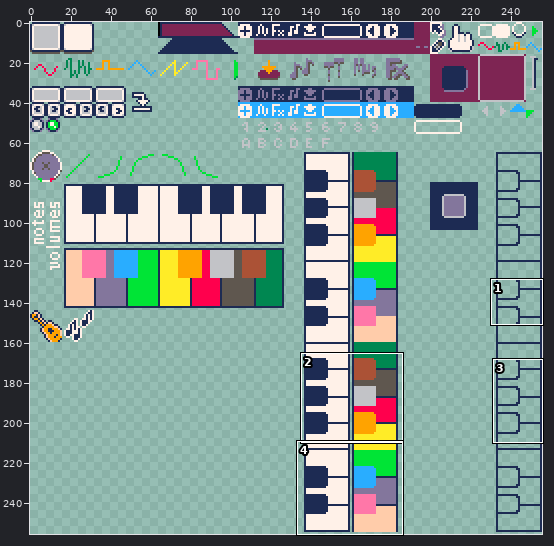
One commit to this pixel-art file: tiny-cli/sfx.aseprite. The picture above shows the old version from afar; the outline marks the close-up.
Close-up. Earlier state:
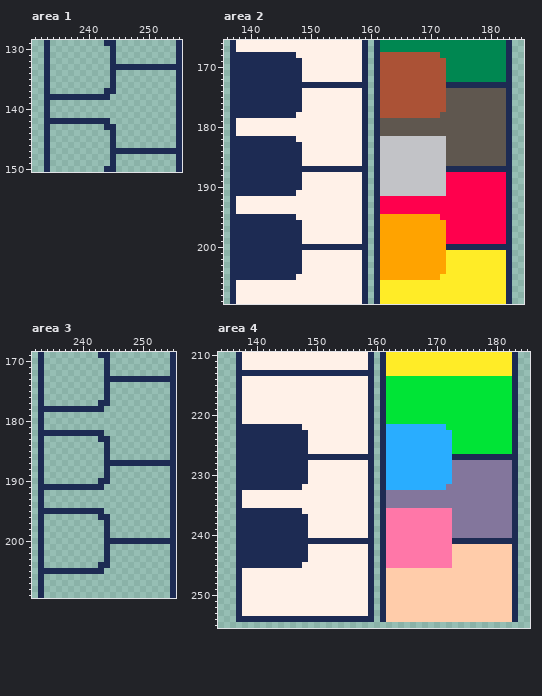
256x256 pixels, 1 frame. Pixels under 10% opacity are left out. Shown: area 1: x 231..255, y 129..150; area 2: x 136..185, y 166..209; area 3: x 232..255, y 169..209; area 4: x 134..185, y 210..255. The commit also changed other parts of the picture, which this record leaves out.
The same view after the edit:
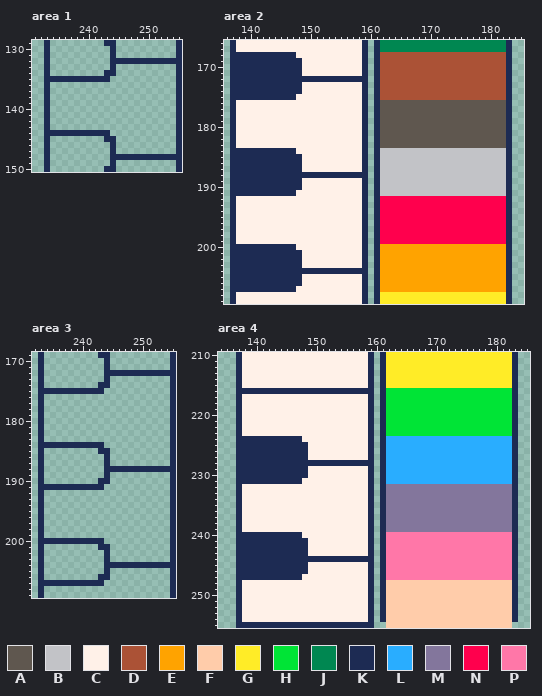
Palette (. is transparent): A #5f574f  B #c2c3c7  C #fff1e8  D #ab5236  E #ffa300  F #ffccaa  G #ffec27  H #00e436  J #008751  K #1d2b53  L #29adff  M #83769c  N #ff004d  P #ff77a8
Changes in this commit:
Changed rows in their new state; - is an unchanged pixel.
Area 1, layer "Layer 1 #2":
first column x 234:
132 -----------KKKKKKKKKK
133 -----------..........
134 ---------K-----------
135 KKKKKKKKKK.----------
136 ----------.----------
137 ---------..----------
138 ..........-----------
first column x 234:
142 ..........-----------
143 ---------..----------
144 KKKKKKKKKK.----------
145 ---------K-----------
147 -----------..........
148 -----------KKKKKKKKKK
Area 2, layer "Layer 1 #2":
first column x 138:
168 ----------------------------------DDDDDDDDDDD
169 -----------------------------------DDDDDDDDDD
170 -----------------------------------DDDDDDDDDD
171 -----------------------------------DDDDDDDDDD
172 -----------KKKKKKKKKK--------------DDDDDDDDDD
173 -----------CCCCCCCCCC--------------DDDDDDDDDD
174 -----------------------------------DDDDDDDDDD
175 ----------C------------------------DDDDDDDDDD
176 CCCCCCCCCCC-------------AAAAAAAAAAA----------
177 CCCCCCCCCCC-------------AAAAAAAAAAA----------
178 CCCCCCCCCC--------------AAAAAAAAAA-----------
first column x 138:
182 CCCCCCCCCC--------------AAAAAAAAAAA----------
183 CCCCCCCCCCC-------------AAAAAAAAAAA----------
184 ----------C------------------------BBBBBBBBBB
185 -----------------------------------BBBBBBBBBB
186 -----------------------------------BBBBBBBBBB
187 -----------CCCCCCCCCC--------------BBBBBBBBBB
188 -----------KKKKKKKKKK--------------BBBBBBBBBB
189 -----------------------------------BBBBBBBBBB
190 -----------------------------------BBBBBBBBBB
191 -----------------------------------BBBBBBBBBB
first column x 138:
195 CCCCCCCCCC--------------NNNNNNNNNN-----------
196 CCCCCCCCCCC-------------NNNNNNNNNNN----------
197 CCCCCCCCCCC-------------NNNNNNNNNNN----------
198 CCCCCCCCCCC-------------NNNNNNNNNNN----------
199 CCCCCCCCCCC-------------NNNNNNNNNNN----------
200 ----------CCCCCCCCCCC--------------EEEEEEEEEE
201 -----------------------------------EEEEEEEEEE
202 -----------------------------------EEEEEEEEEE
203 -----------------------------------EEEEEEEEEE
204 -----------KKKKKKKKKK--------------EEEEEEEEEE
205 ----------K-----------------------EEEEEEEEEEE
206 KKKKKKKKKKK-------------EEEEEEEEEEEEEEEEEEEEE
207 KKKKKKKKKK--------------EEEEEEEEEEEEEEEEEEEEE
Area 3, layer "Layer 1 #2":
first column x 234:
172 -----------KKKKKKKKKK
173 -----------..........
174 ---------K-----------
175 KKKKKKKKKK.----------
176 ----------.----------
177 ---------..----------
178 ..........-----------
first column x 234:
182 ..........-----------
183 ---------..----------
184 KKKKKKKKKK.----------
185 ---------K-----------
187 -----------..........
188 -----------KKKKKKKKKK
first column x 234:
195 ..........-----------
196 ---------..----------
197 ----------.----------
198 ----------.----------
199 ----------.----------
200 KKKKKKKKKK...........
201 ---------K-----------
204 ---------.-KKKKKKKKKK
205 ..........K----------
206 ---------KK----------
207 KKKKKKKKKK-----------
Area 4, layer "Layer 1 #2":
first column x 138:
213 CCCCCCCCCCCCCCCCCCCCC------------------------
214 ------------------------GGGGGGGGGGGGGGGGGGGGG
215 ------------------------GGGGGGGGGGGGGGGGGGGGG
216 KKKKKKKKKKKKKKKKKKKKK------------------------
first column x 138:
222 CCCCCCCCCC--------------HHHHHHHHHH-----------
223 CCCCCCCCCCC-------------HHHHHHHHHHH----------
224 ----------C------------------------LLLLLLLLLL
225 -----------------------------------LLLLLLLLLL
226 -----------------------------------LLLLLLLLLL
227 -----------CCCCCCCCCC--------------LLLLLLLLLL
228 -----------KKKKKKKKKK--------------LLLLLLLLLL
229 -----------------------------------LLLLLLLLLL
230 -----------------------------------LLLLLLLLLL
231 ----------C------------------------LLLLLLLLLL
232 CCCCCCCCCC--------------MMMMMMMMMM-----------
first column x 138:
236 CCCCCCCCCC--------------MMMMMMMMMMM----------
237 CCCCCCCCCCC-------------MMMMMMMMMMM----------
238 CCCCCCCCCCC-------------MMMMMMMMMMM----------
239 CCCCCCCCCCC-------------MMMMMMMMMMM----------
240 ----------C------------------------PPPPPPPPPP
241 -----------CCCCCCCCCC--------------PPPPPPPPPP
242 -----------------------------------PPPPPPPPPP
243 -----------------------------------PPPPPPPPPP
244 -----------KKKKKKKKKK--------------PPPPPPPPPP
245 ----------K------------------------PPPPPPPPPP
246 KKKKKKKKKKK-------------PPPPPPPPPPPPPPPPPPPPP
247 KKKKKKKKKK--------------PPPPPPPPPPPPPPPPPPPPP
first column x 137:
254 -CCCCCCCCCCCCCCCCCCCCC------------------------
255 KKKKKKKKKKKKKKKKKKKKKKK--FFFFFFFFFFFFFFFFFFFFF
